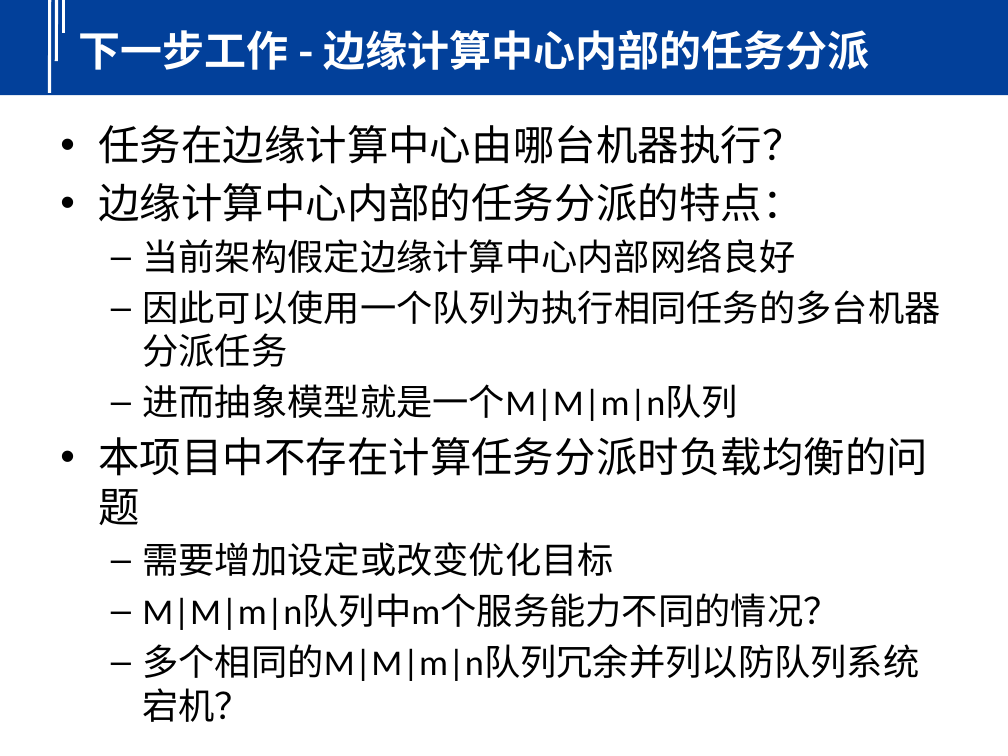
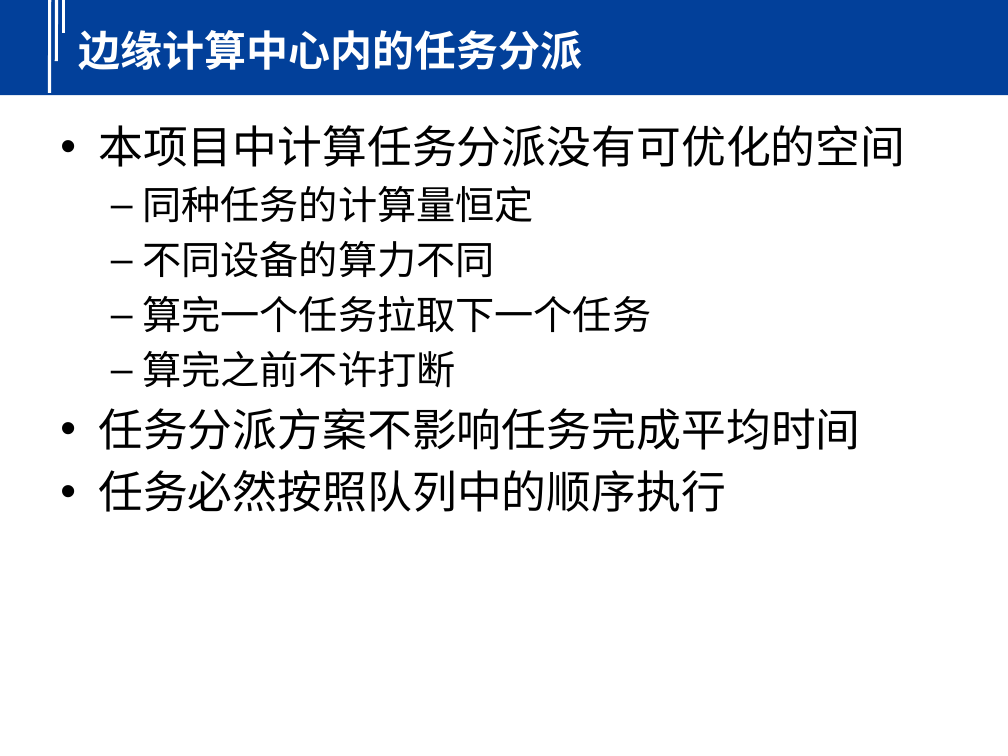
Before and after one commit to yindaheng98/DNet, a slide deck: slide 34 of 介绍（4：3）.pptx (slide 19 before the commit). Drawn at 1008x756 pixels with LibreOffice and Linux fonts; fonts in the diff are those of the drawing; background and template pictures are left out. Boxes give left, top, right and bottom in pixels: in the first picture for what was removed or moved away, otherwise in the second. Text is boxed around its words. In the diff, an @@ line names an element or a change of style, - is before the commit and + after.

```diff
--- a/介绍（4：3）.pptx
+++ b/介绍（4：3）.pptx
@@ title at (79, 30, 583, 70): text changed @@
-下一步工作 - 边缘计算中心内部的任务分派
+边缘计算中心内的任务分派
@@ text at (98, 125, 905, 512): text changed; size 25.9 to 32 pt @@
-• 任务在边缘计算中心由哪台机器执行？
-• 边缘计算中心内部的任务分派的特点：
-  – 当前架构假定边缘计算中心内部网络良好
-  – 因此可以使用一个队列为执行相同任务的多台机器分派任务
-  – 进而抽象模型就是一个M|M|m|n队列
-• 本项目中不存在计算任务分派时负载均衡的问题
-  – 需要增加设定或改变优化目标
-  – M|M|m|n队列中m个服务能力不同的情况？
-  – 多个相同的M|M|m|n队列冗余并列以防队列系统宕机？
+• 本项目中计算任务分派没有可优化的空间
+  – 同种任务的计算量恒定
+  – 不同设备的算力不同
+  – 算完一个任务拉取下一个任务
+  – 算完之前不许打断
+• 任务分派方案不影响任务完成平均时间
+• 任务必然按照队列中的顺序执行
```
Also in this commit, not shown: 14 other slides changed, 18 slides added.
